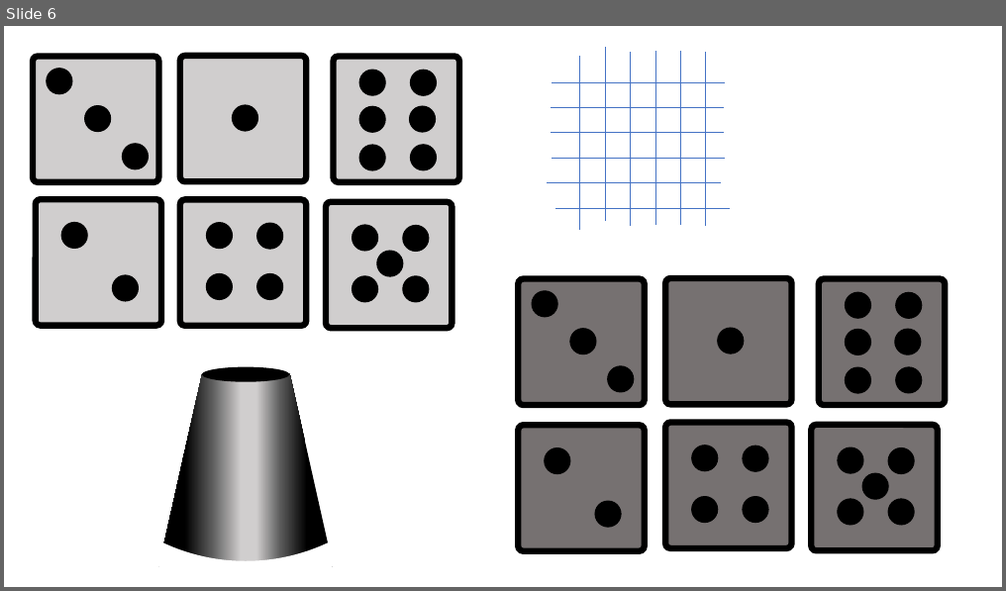
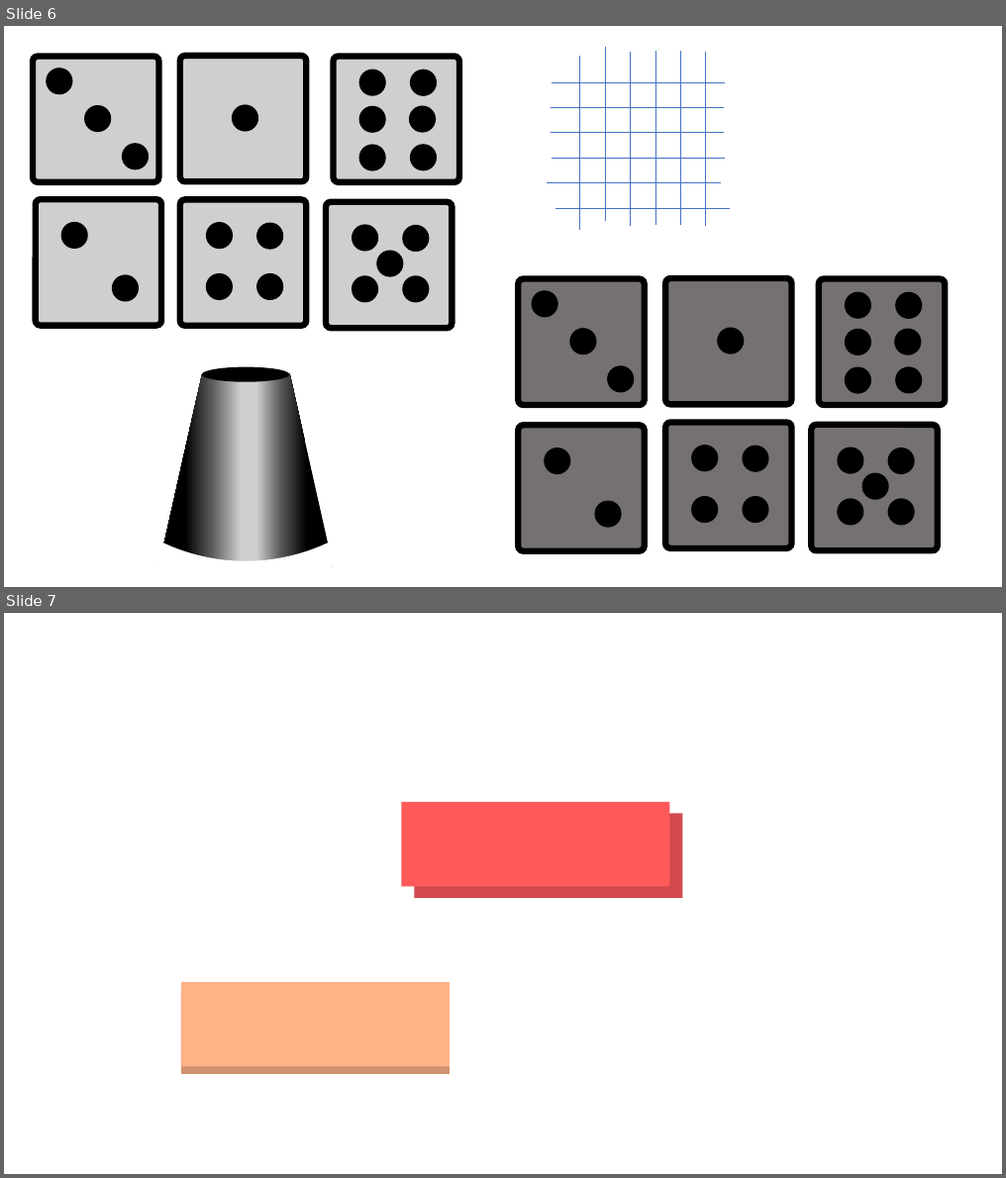
Before and after one commit to CodingPerudo/rudo, a slide deck: dice_face.pptx. Shown one above the other, each under a label of ours: slide 6 before the commit, slides 6 and 7 after it. The pictures are 1006x591 and 1006x1178 pixels, drawn with LibreOffice and Linux fonts; fonts in the diff are those of the drawing. Boxes give left, top, right and bottom in pixels: in the first picture for what was removed or moved away, otherwise in the second. Text is boxed around its words. In the diff, an @@ line names an element or a change of style, - is before the commit and + after.

```diff
--- a/dice_face.pptx
+++ b/dice_face.pptx
@@ slide 7 added at (x1=4, y1=613, x2=1002, y2=1174), background #FFFFFF @@
@@ rectangle added at (x1=402, y1=802, x2=669, y2=887), fill #FF5A5A @@
@@ rectangle added at (x1=414, y1=814, x2=682, y2=898), fill #D1494C @@
@@ rectangle added at (x1=181, y1=989, x2=450, y2=1074), fill #D09271 @@
@@ rectangle added at (x1=181, y1=982, x2=450, y2=1066), fill #FFB387 @@
```
Also in this commit, not shown: 2 slides changed, 8 other files.
